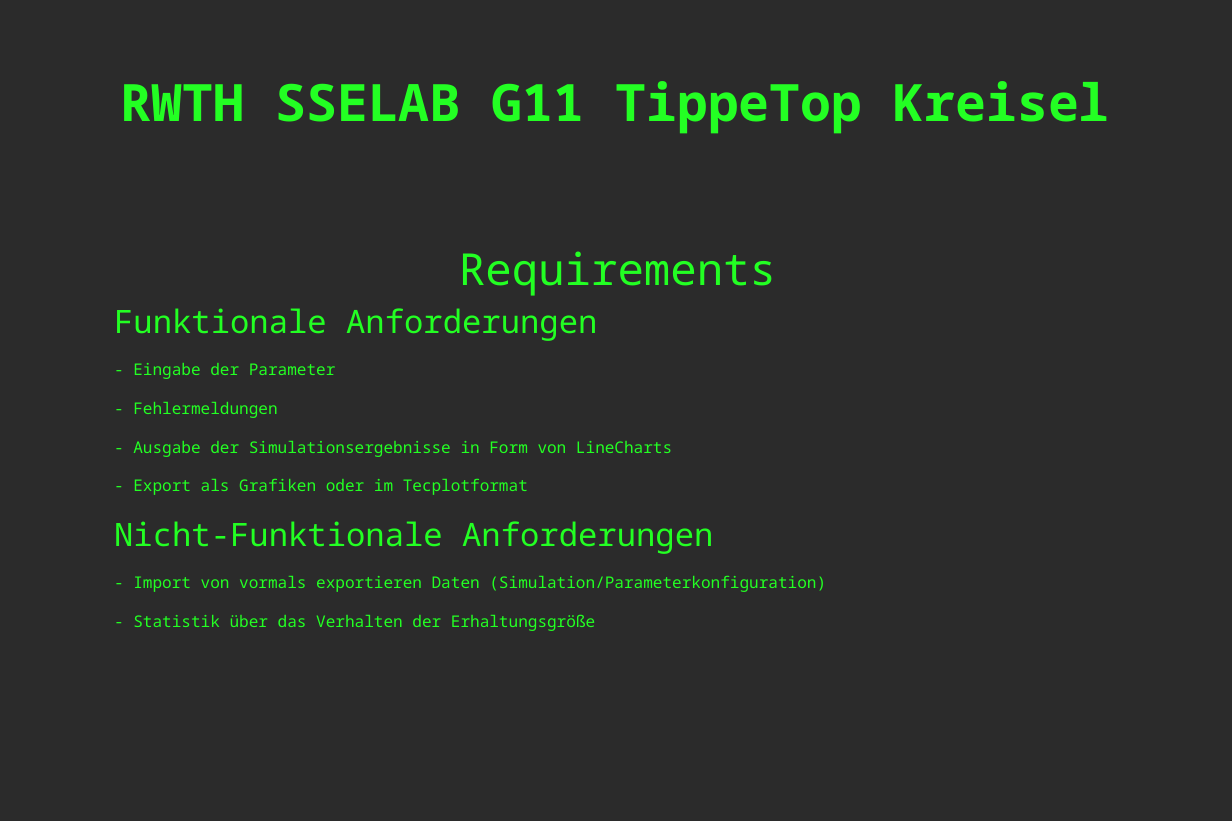
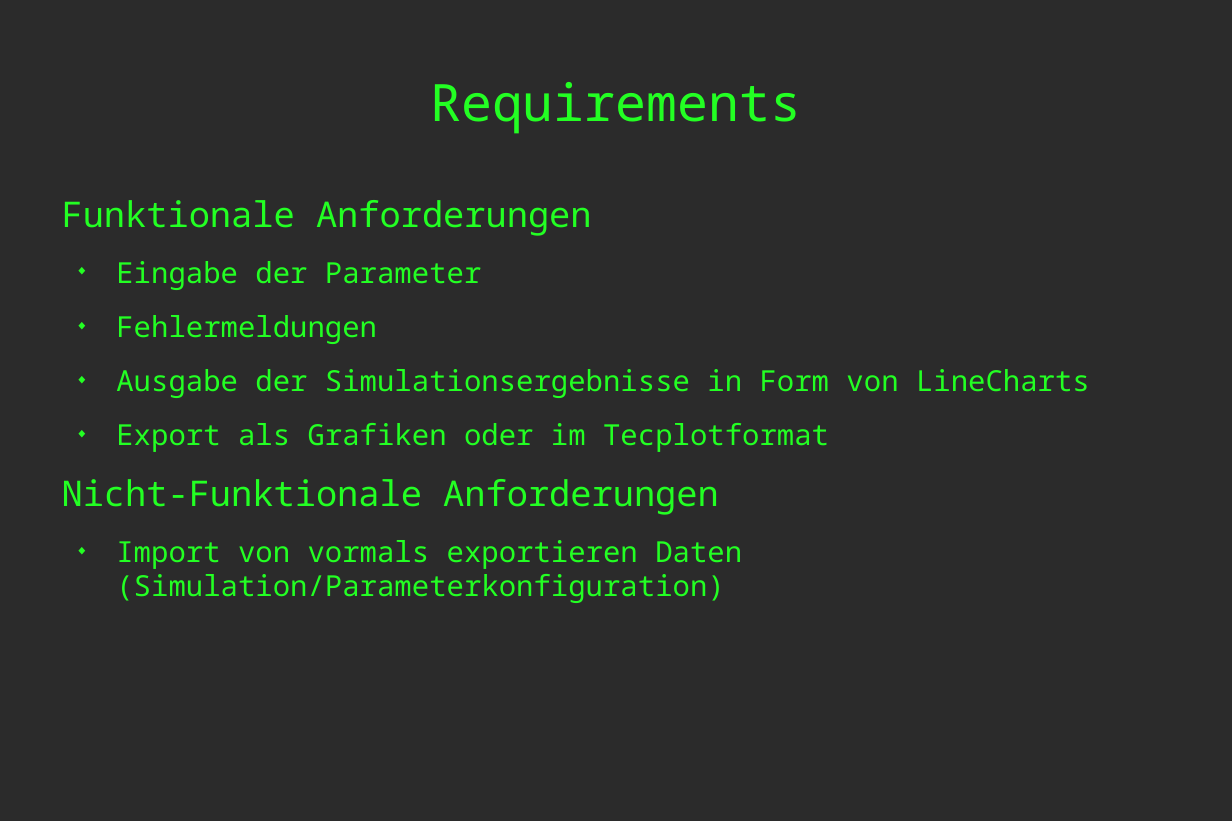
Before and after one commit to masterjava1/rwthsselabws2011g11, a slide deck: slide 4 of branches/doc/sselab_lena_praesentation.odp. Drawn at 1232x821 pixels with LibreOffice and Linux fonts; fonts in the diff are those of the drawing; background and template pictures are left out; a plain dark background stands for a picture behind light text. Boxes give left, top, right and bottom in pixels: in the first picture for what was removed or moved away, otherwise in the second. Text is boxed around its words. In the diff, an @@ line names an element or a change of style, - is before the commit and + after.

```diff
--- a/branches/doc/sselab_lena_praesentation.odp
+++ b/branches/doc/sselab_lena_praesentation.odp
@@ title "Requirements": place and size @@
-title "Requirements" at bbox=[459, 251, 776, 296]
+title "Requirements" at bbox=[430, 82, 801, 134]
@@ title "Requirements" at bbox=[430, 82, 801, 134]: size 27.4 to 32 pt @@
@@ title removed at bbox=[121, 81, 1110, 134] @@
-RWTH SSELAB G11 TippeTop Kreisel
@@ text "Funktionale Anforderungen": place and size @@
-text "Funktionale Anforderungen" at bbox=[114, 308, 826, 631]
+text "Funktionale Anforderungen" at bbox=[62, 200, 1090, 603]
@@ text at bbox=[62, 200, 719, 515]: size 20 to 22 pt in "Funktionale Anforderungen", "Nicht-Funktionale Anforderungen" @@
@@ text at bbox=[116, 261, 1090, 452]: text changed; size 10 to 18 pt @@
-- Eingabe der Parameter
-- Fehlermeldungen
-- Ausgabe der Simulationsergebnisse in Form von LineCharts
-- Export als Grafiken oder im Tecplotformat
+◆ Eingabe der Parameter
+◆ Fehlermeldungen
+◆ Ausgabe der Simulationsergebnisse in Form von LineCharts
+◆ Export als Grafiken oder im Tecplotformat
@@ text at bbox=[116, 540, 742, 603]: text changed; size 10 to 18 pt @@
-- Import von vormals exportieren Daten (Simulation/Parameterkonfiguration)
-- Statistik über das Verhalten der Erhaltungsgröße
+◆ Import von vormals exportieren Daten (Simulation/Parameterkonfiguration)
```
Also in this commit, not shown: 2 other slides changed, 17 slides added, 6 slides removed.
